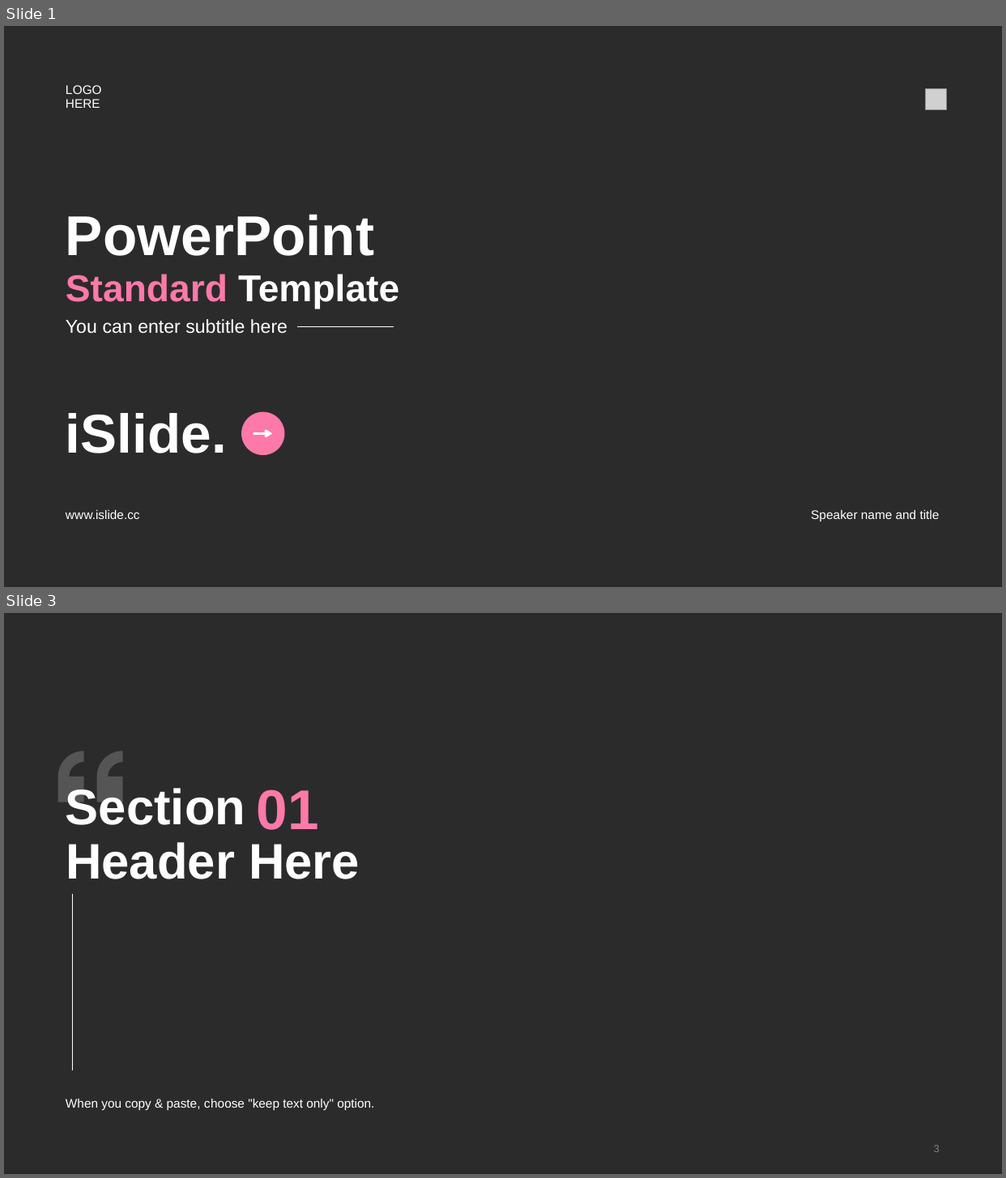
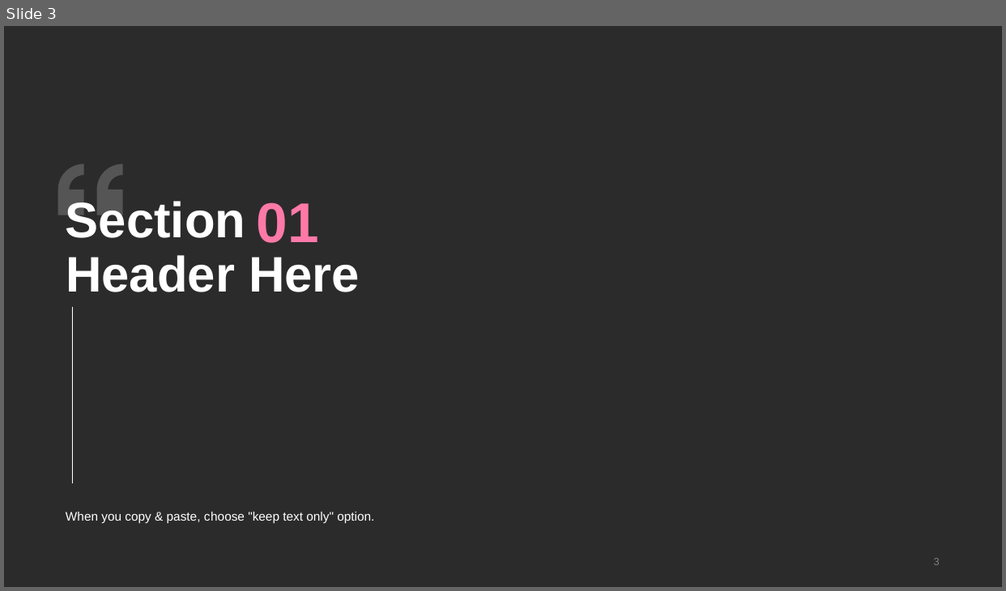
Before and after one commit to gxy5202/JS-Hero, a slide deck: browser-extension/extension.pptx. Shown one above the other, each under a label of ours: slides 1 and 3 before the commit, slide 3 after it; the slides between them are not shown. The pictures are 1006x1178 and 1006x591 pixels, drawn with LibreOffice and Linux fonts; fonts in the diff are those of the drawing; grey boxes stand for pictures; background and template pictures are left out; a plain dark background stands for a picture behind light text. Boxes give left, top, right and bottom in pixels: in the first picture for what was removed or moved away, otherwise in the second. Text is boxed around its words. In the diff, an @@ line names an element or a change of style, - is before the commit and + after.

```diff
--- a/browser-extension/extension.pptx
+++ b/browser-extension/extension.pptx
@@ slide 1 removed at (4,26,1002,587), background picture (left out) @@
@@ text removed at (66,85,102,108) @@
-L OGO HERE
@@ picture removed at (926,89,947,110) @@
@@ title removed at (66,214,399,309) @@
-Po werPoint
-Standard Template
@@ subtitle removed at (66,319,288,334) @@
-You can enter subtitle here
@@ line removed from (297, 327) to (394, 327) @@
@@ text removed at (66,413,227,454) @@
-iSl ide.
@@ ellipse removed at (241,412,285,456) @@
@@ arrow removed from (254, 434) to (273, 434) @@
@@ text removed at (66,510,140,519) @@
-ww w.islide.cc
@@ text removed at (811,510,940,522) @@
-Sp eaker name and title
```
Also in this commit, not shown: 1 slide changed, 1 slide added.
